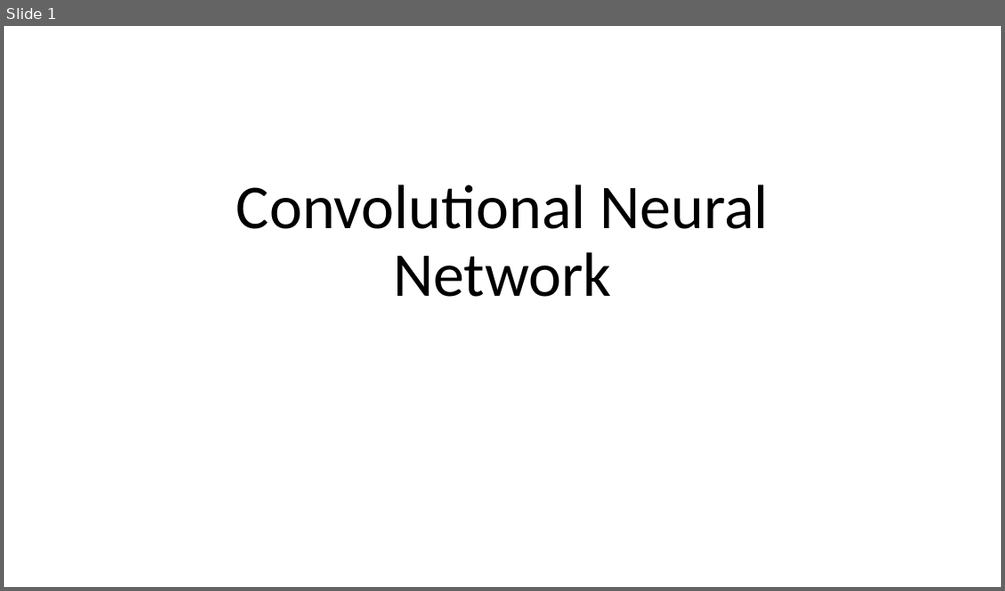
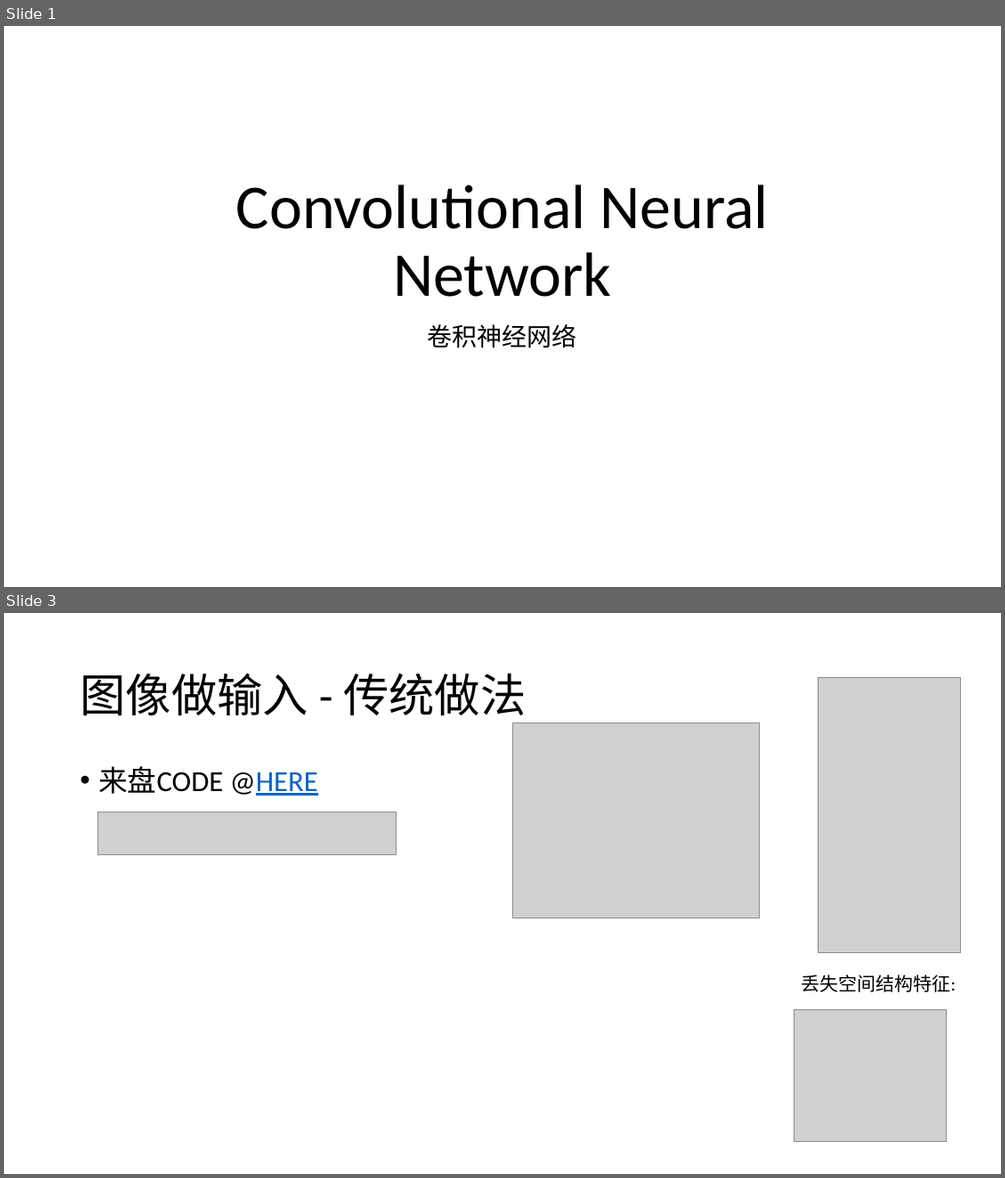
Before and after one commit to foamliu/Learning-DL, a slide deck: cnn/CNN.pptx. Shown one above the other, each under a label of ours: slide 1 before the commit, slides 1 and 3 after it; the slides between them are not shown. The pictures are 1005x591 and 1005x1178 pixels, drawn with LibreOffice and Linux fonts; fonts in the diff are those of the drawing; grey boxes stand for pictures. Boxes give left, top, right and bottom in pixels: in the first picture for what was removed or moved away, otherwise in the second. Text is boxed around its words. In the diff, an @@ line names an element or a change of style, - is before the commit and + after.

```diff
--- a/cnn/CNN.pptx
+++ b/cnn/CNN.pptx
@@ slide 3 added at bbox=[4, 613, 1001, 1174], background #FFFFFF @@
@@ title added at bbox=[80, 674, 526, 723], 44 pt, text #000000 @@
+图像做输入 - 传统做法
@@ picture added at bbox=[817, 677, 961, 952] @@
@@ picture added at bbox=[512, 723, 760, 917] @@
@@ text added at bbox=[98, 766, 318, 795], 28 pt, text #000000 @@
+• 来盘CODE @HERE
@@ picture added at bbox=[97, 811, 396, 854] @@
@@ text added at bbox=[801, 974, 956, 992], 18 pt, text #000000 @@
+丢失空间结构特征:
@@ picture added at bbox=[794, 1010, 947, 1141] @@
@@ slide 1 changed as well @@
@@ subtitle added at bbox=[428, 324, 577, 348], 24 pt, text #000000 @@
+卷积神经网络
```
Also in this commit, not shown: 9 other slides added, 2 other files.
